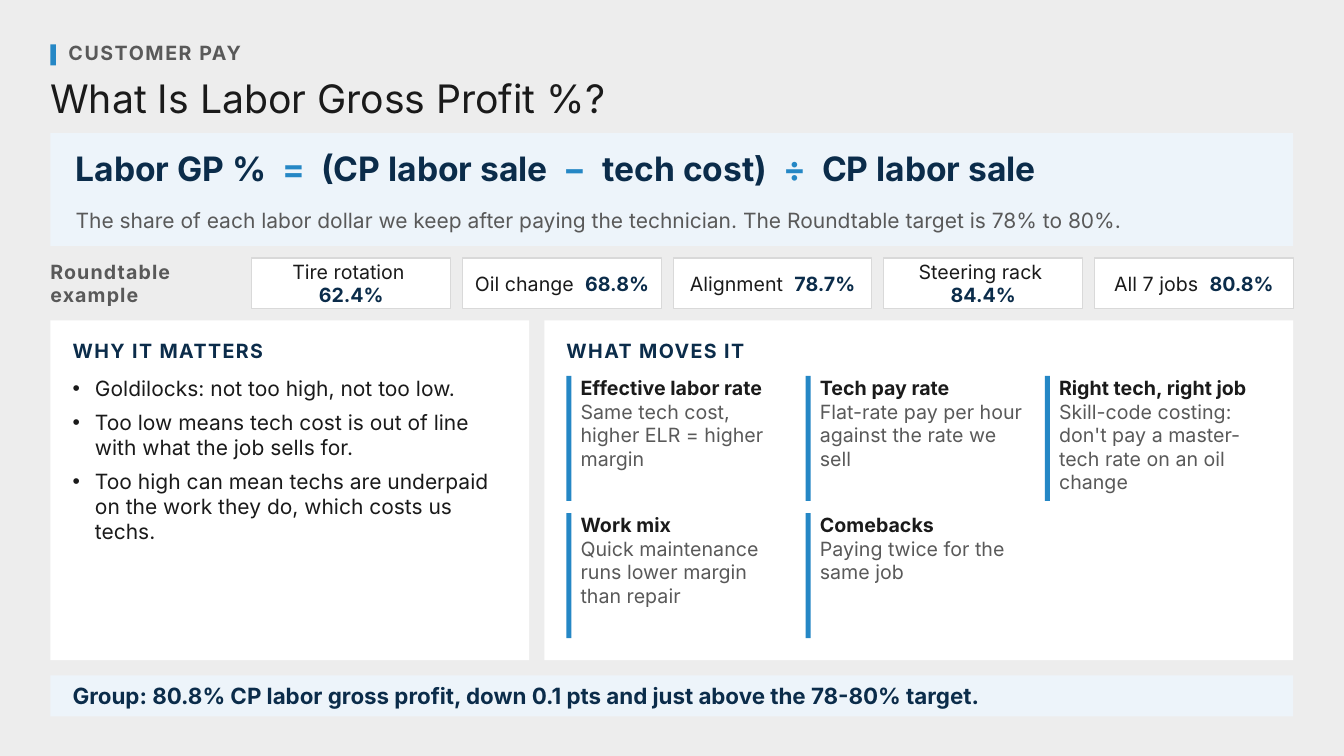
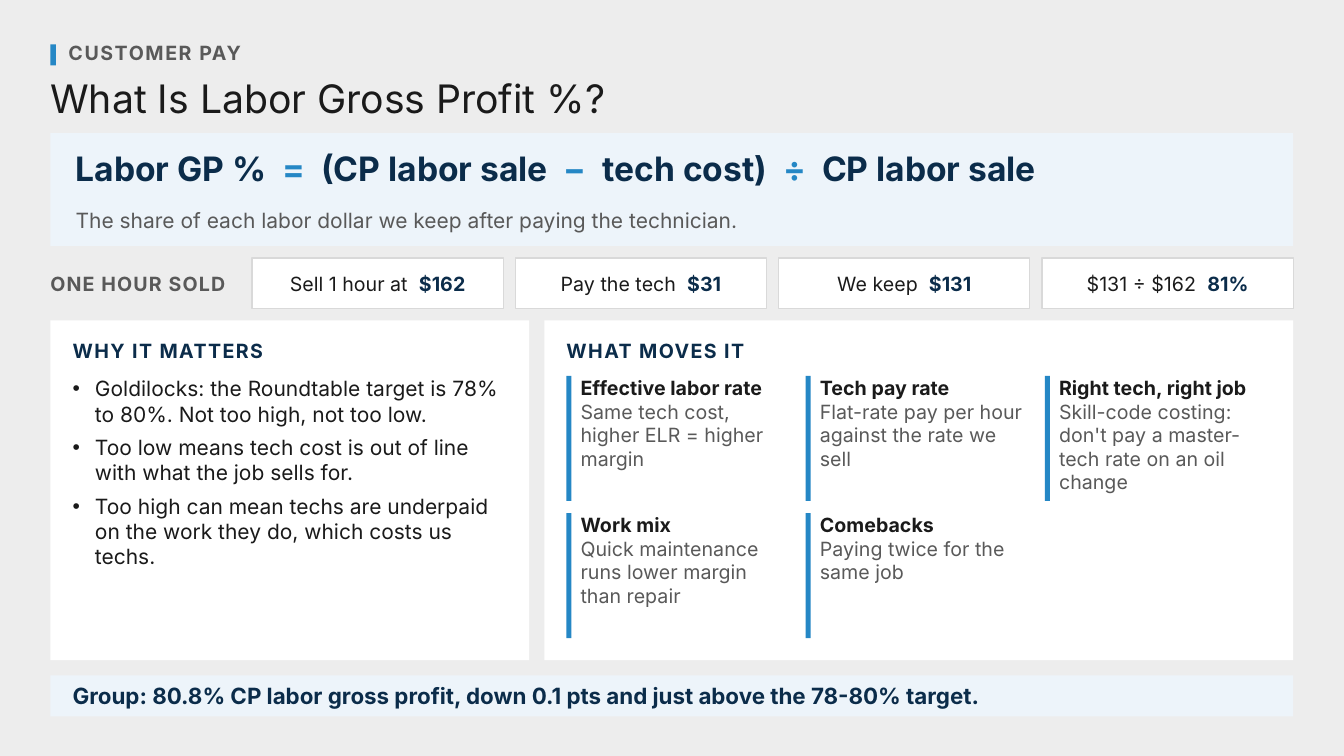
Before and after one commit to Ndresner/Noah, a slide deck: slide 68 of day2-deck/decks/Fixed Ops - Day 2 Example Test Deck.pptx (slide 77 before the commit). Drawn at 1344x756 pixels with LibreOffice and Linux fonts; fonts in the diff are those of the drawing. Boxes give left, top, right and bottom in pixels: in the first picture for what was removed or moved away, otherwise in the second. Text is boxed around its words. In the diff, an @@ line names an element or a change of style, - is before the commit and + after.

```diff
--- a/day2-deck/decks/Fixed Ops - Day 2 Example Test Deck.pptx
+++ b/day2-deck/decks/Fixed Ops - Day 2 Example Test Deck.pptx
@@ text at box(76, 212, 737, 233): text changed @@
-The share of each labor dollar we keep after paying the technician. The Roundtable target is 78% to 80%.
+The share of each labor dollar we keep after paying the technician.
@@ rectangle: place and size @@
-rectangle at box(252, 258, 451, 309)
+rectangle at box(252, 258, 503, 309)
@@ text removed at box(292, 264, 405, 303) @@
-Tire rotation 62.4%
@@ rectangle: place and size @@
-rectangle at box(463, 258, 661, 309)
+rectangle at box(515, 258, 766, 309)
@@ rectangle removed at box(674, 258, 872, 309) @@
@@ rectangle: place and size @@
-rectangle at box(884, 258, 1083, 309)
+rectangle at box(778, 258, 1029, 309)
@@ text removed at box(919, 264, 1042, 303) @@
-Steering rack 84.4%
@@ rectangle: place and size @@
-rectangle at box(1095, 258, 1294, 309)
+rectangle at box(1043, 258, 1294, 309)
@@ text at box(50, 276, 226, 291): text changed @@
-Roundtable example
+ONE HOUR SOLD
@@ text added at box(290, 275, 465, 293), 14 pt, text #1A1A1A @@
+Sell 1 hour at $162
@@ text removed at box(475, 276, 649, 296) @@
-Oil change 68.8%
@@ text added at box(561, 274, 721, 295), 14 pt, text #1A1A1A @@
+Pay the tech $31
@@ text removed at box(690, 276, 855, 296) @@
-Alignment 78.7%
@@ text added at box(837, 275, 971, 295), 14 pt, text #1A1A1A @@
+We keep $131
@@ text added at box(1087, 274, 1248, 293), 14 pt, text #1A1A1A @@
+$131 ÷ $162 81%
@@ text removed at box(1114, 276, 1274, 295) @@
-All 7 jobs 80.8%
@@ text at box(95, 380, 497, 427): text changed @@
-• Goldilocks: not too high, not too low.
+• Goldilocks: the Roundtable target is 78% to 80%. Not too high, not too low.
```
Also in this commit, not shown: 6 other slides changed, 9 slides added, 15 slides removed, 9 other files.
